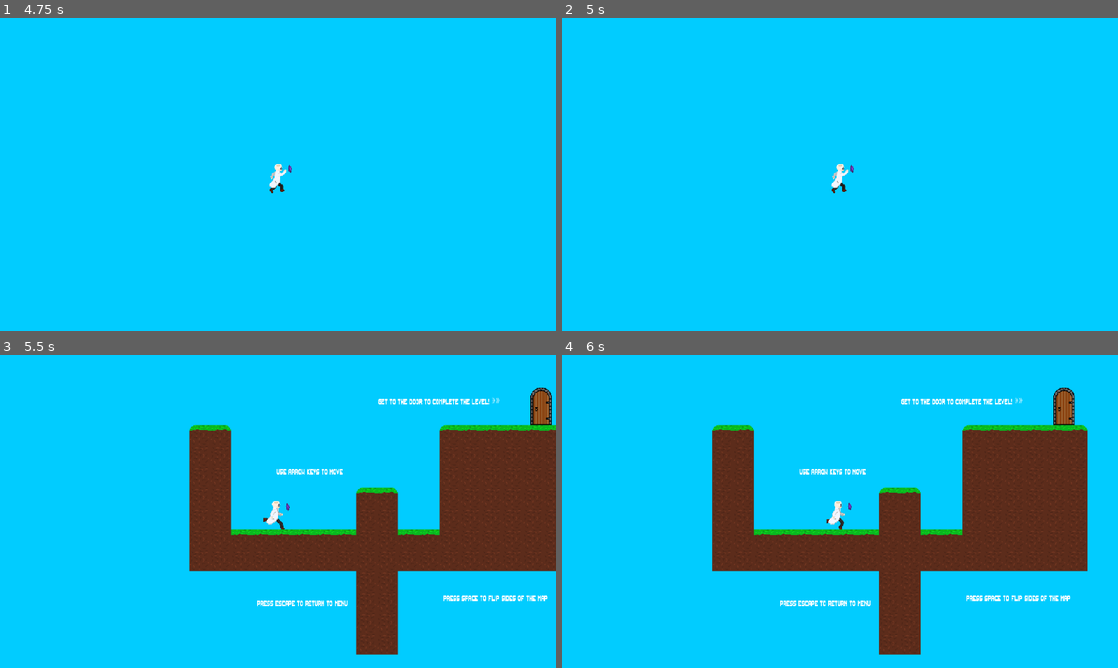
Above: before the commit, frames 1-4 (two rows, left to right).
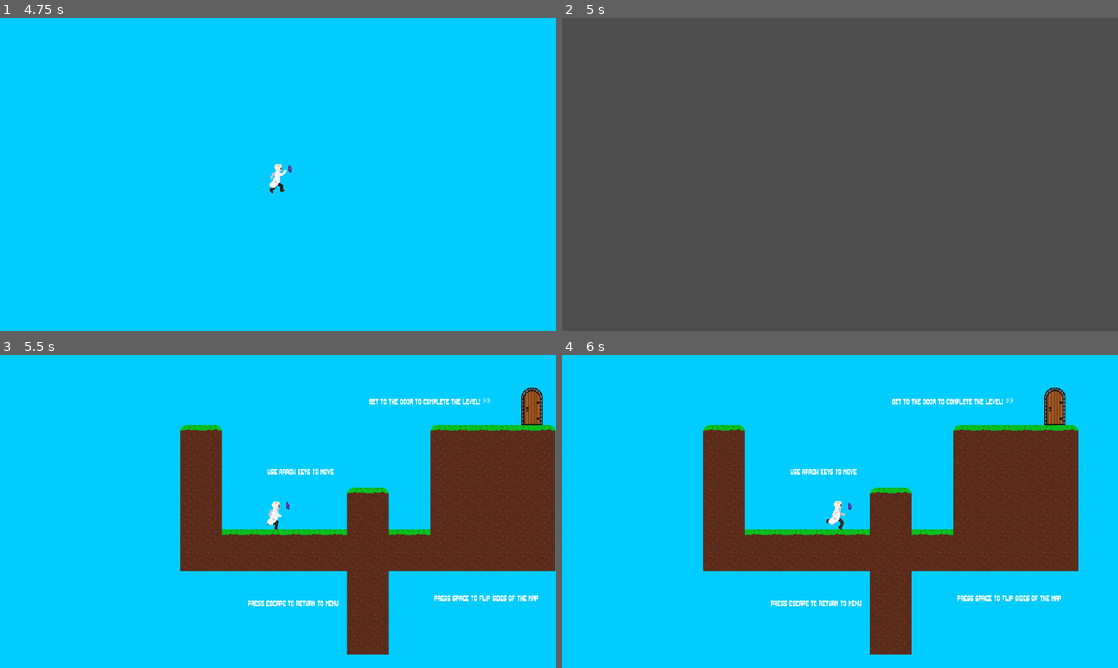
Above: after the commit, the same moments.

Repository: jasjakub1/Flipside
Game: Godot game, scene res://Scenes/Scene 10.tscn
The game is run twice, just before and just after one commit, with the same random seed, the same clock (stepped at 60 frames per second) and the same inputs. This scene is started directly instead of the project's main scene.
Inputs:
- Up to frame 1 (4.75 s): tap Enter at 0.5 s; hold Right (right) 0.53-2.03 s; tap Space (flip) every 0.75 s from 0.6 to 4.35 s; tap Up (up) at 0.77, 1.52, 3.02, 3.77, 4.52 s; hold Left (left) 2.03-4.28 s; hold Right (right) from 4.28 s (still down)
- Up to frame 2 (5 s): keep holding Right (right)
- Up to frame 3 (5.5 s): keep holding Right (right); tap Space (flip) at 5.1 s
- Up to frame 4 (6 s): keep holding Right (right); tap Space (flip) at 5.75, 5.85 s

Frame 1 is identical in both runs. In frame 2, 100% of the frame differs, in the area x 0-100%, y 0-100%; in frame 3, 5.9%; in frame 4, 6.2%.

Commit message:
Update Scene 10.tscn

Diff:
--- a/Scenes/Scene 10.tscn
+++ b/Scenes/Scene 10.tscn
@@ -27,7 +27,7 @@
 position = Vector2(149, -56)
 
 [node name="levelborder" parent="." unique_id=939326769 instance=ExtResource("6_pifhx")]
-position = Vector2(-320, -224)
+position = Vector2(-488, -336)
 
 [node name="Key" parent="." unique_id=626037619 instance=ExtResource("7_w21hv")]
 position = Vector2(148, -12)
